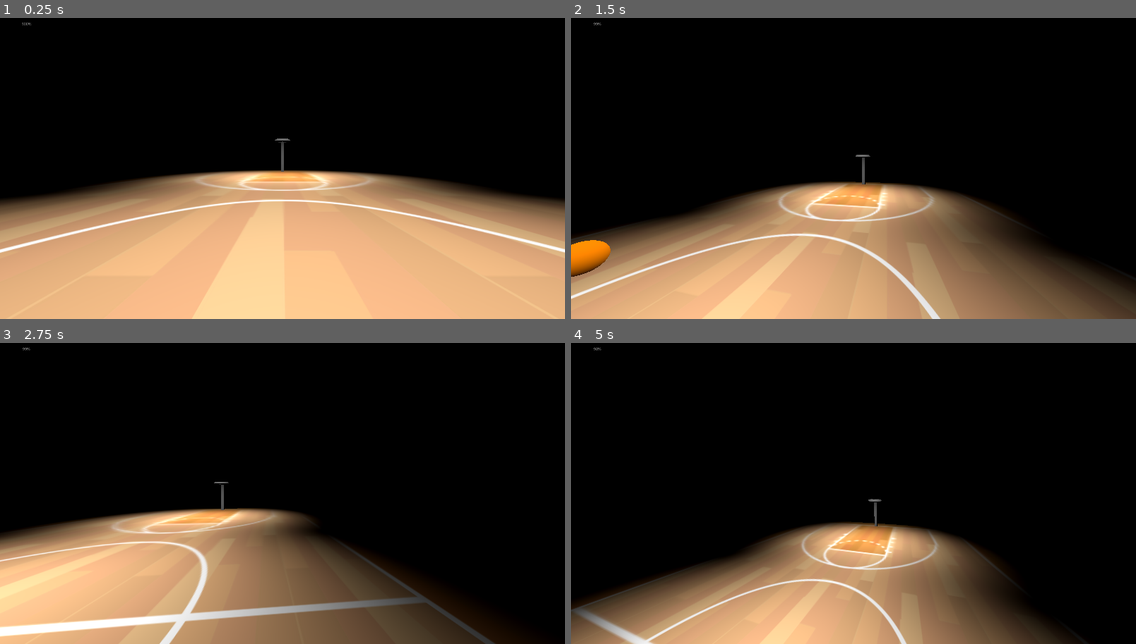
Above: before the commit, frames 1-4 (two rows, left to right).
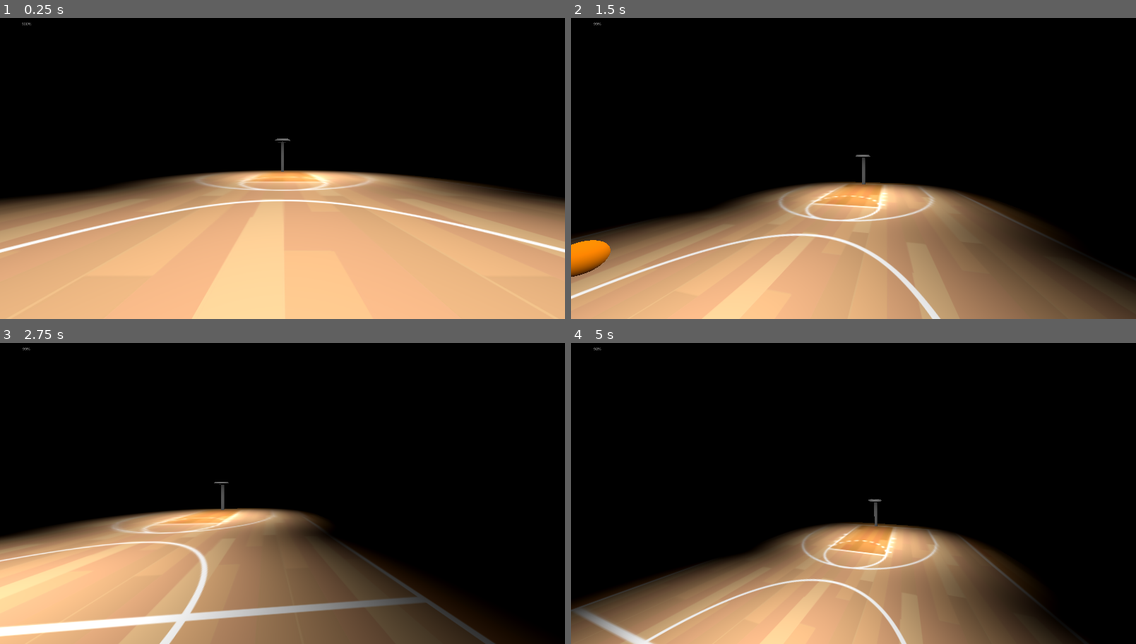
Above: after the commit, the same moments.

Repository: Stetoskop/godot-dev
Game: Godot game, scene res://court/main_node_3d.tscn
Two runs of this game, one before a commit and one after it. Both use one fixed random seed, a clock stepped at 60 frames per second and the inputs below.
Inputs (mouse positions are in pixels of both pictures, inside the frame that each line leads up to):
- Up to frame 1 (0.25 s): no input
- Up to frame 2 (1.5 s): tap Enter at 0.5 s; move the mouse to (881, 159) at 0.52 s; hold D (char_move_right) 0.53-1.28 s; tap W (char_move_forw) at 0.6 s; tap Space (char_move_jump) at 0.77 s; move the mouse to (825, 162) at 1.27 s; hold S (char_move_back) from 1.28 s (still down); tap Shift (char_move_run) at 1.35 s
- Up to frame 3 (2.75 s): tap Space (char_move_jump) at 1.52 s; move the mouse to (293, 481) at 2.02 s; release S (char_move_back) at 2.03 s; hold D (char_move_right) from 2.03 s (still down); tap W (char_move_forw) at 2.1 s
- Up to frame 4 (5 s): move the mouse to (847, 490) at 2.77 s; tap Shift (char_move_run) at 2.85, 4.35 s; tap Space (char_move_jump) at 3.02, 3.77, 4.52 s; move the mouse to (893, 490) at 3.52 s; release D (char_move_right) at 3.53 s; hold A (char_move_left) from 3.53 s (still down); tap W (char_move_forw) at 3.6 s; move the mouse to (808, 481) at 4.27 s

The runs differ from the first frame. In frame 1, 1.9% of the frame differs, in the area x 14-93%, y 40-59%; in frame 2, 3.5%; in frame 3, 1.8%; in frame 4, 3.7%, in the area x 31-83%, y 52-87%.

Commit message:
2025-03-11-1857

Diff:
--- a/basketball_game/court/main_node_3d.tscn
+++ b/basketball_game/court/main_node_3d.tscn
@@ -70,13 +70,12 @@
 metadata/_edit_lock_ = true
 
 [node name="SpotlightTop" type="SpotLight3D" parent="."]
-transform = Transform3D(1, 0, 0, 0, -4.37114e-08, 1, 0, -1, -4.37114e-08, 0, 13.3677, -15.9932)
+transform = Transform3D(1, 0, 0, 0, -4.37114e-08, 1, 0, -1, -4.37114e-08, 1.35379, 13.3677, -15.9932)
 light_energy = 5.397
 spot_range = 20.206
 spot_attenuation = 0.29
 spot_angle = 48.75
 spot_angle_attenuation = 1.31951
-metadata/_edit_lock_ = true
 
 [node name="SpotlightBottom" type="SpotLight3D" parent="."]
 transform = Transform3D(1, 0, 0, 0, -4.37114e-08, 1, 0, -1, -4.37114e-08, 0, 13.3677, 16.0382)
--- a/basketball_game/project.godot
+++ b/basketball_game/project.godot
@@ -13,7 +13,7 @@
 config/name="basketball_game"
 run/main_scene="uid://crt2hu56hrjgg"
 config/features=PackedStringArray("4.4", "Forward Plus")
-config/icon="res://other/icon.svg"
+config/icon="uid://u7uxqebjxmhv"
 
 [display]
 
